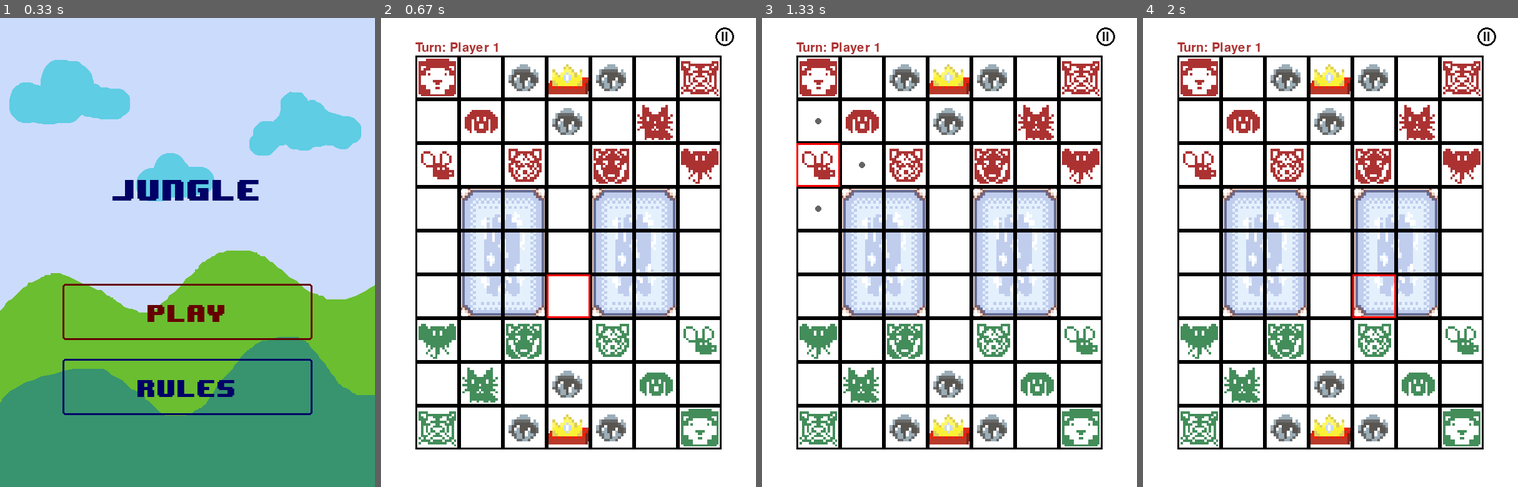
Above: before the commit, frames 1-4 (left to right).
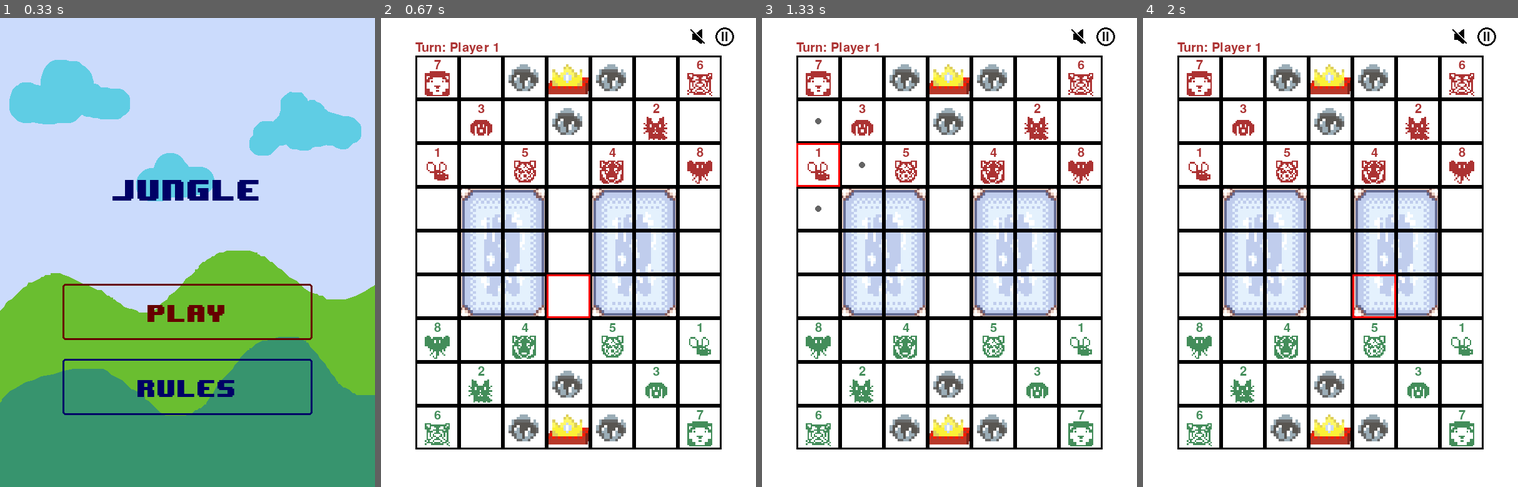
Above: after the commit, the same moments.

Repository: nwjun/Python
Game: pygame game, started from pygame/animal chess/main.py
The game is run twice, just before and just after one commit, with the same random seed, the same clock (stepped at 60 frames per second) and the same inputs.
Inputs (mouse positions are in pixels of both pictures, inside the frame that each line leads up to):
- Up to frame 1 (0.33 s): no input
- Up to frame 2 (0.67 s): click "PLAY" at 0.38 s
- Up to frame 3 (1.33 s): click (1077, 36) at 0.72 s; click (833, 182) at 1.22 s
- Up to frame 4 (2 s): click (1214, 360) at 1.55 s; click (1375, 294) at 1.88 s

Frame 1 is identical in both runs. In frame 2, 5.5% of the frame differs, in the area x 10-90%, y 2-92%; in frame 3, 5.5%; in frame 4, 5.5%.

Commit message:
Changed background music and added number to Pieces

Diff:
--- a/pygame/animal chess/main.py
+++ b/pygame/animal chess/main.py
@@ -13,8 +13,8 @@
 pg.display.set_icon(icon)
 FPS = 60
 clock = pg.time.Clock()
-# pg.mixer.music.load(os.path.join('assets', 'background.mp3'))
-# pg.mixer.music.play(-1)
+pg.mixer.music.load(os.path.join('assets', 'background.wav'))
+pg.mixer.music.play(-1)
 
 # Board Set Up
 GRID = 70
@@ -64,9 +64,12 @@
     """
     Display board onto screen
     """
-    river = pg.transform.scale(pg.image.load(os.path.join("assets", 'river.png')), (GRID * 2, GRID * 3))
-    trap = pg.transform.scale(pg.image.load(os.path.join("assets", 'trap.png')), (GRID, GRID))
-    king = pg.transform.scale(pg.image.load(os.path.join("assets", 'king.png')), (GRID, GRID))
+    river = pg.transform.scale(pg.image.load(
+        os.path.join("assets", 'river.png')), (GRID * 2, GRID * 3))
+    trap = pg.transform.scale(pg.image.load(
+        os.path.join("assets", 'trap.png')), (GRID, GRID))
+    king = pg.transform.scale(pg.image.load(
+        os.path.join("assets", 'king.png')), (GRID, GRID))
     tiles = {
         "1": trap,
         "3": king,
@@ -80,7 +83,8 @@
             if terrain[i][j] != '2' and terrain[i][j] != '0':
                 # pg.draw.rect(surface, rgb,((left, top), (width, height))
                 window.blit(tiles[terrain[i][j]], start_pos(i, j))
-            pg.draw.rect(window, (0, 0, 0), ((GRID * j + START_X, GRID * i + START_Y), (GRID, GRID)), 3)
+            pg.draw.rect(window, (0, 0, 0), ((GRID * j + START_X,
+                         GRID * i + START_Y), (GRID, GRID)), 3)
 
 
 def reset():
@@ -124,15 +128,21 @@
     """
     Print pieces to screen if board[i][j] != None
     """
-    MINIMIZE = 10
+    MINIMIZE = 30
+    num_font = pg.font.Font('freesansbold.ttf', 20)
+
     for i in range(9):
         for j in range(7):
             if board[i][j]:
                 piece = board[i][j]
+                color = 'red' if piece.color else 'green'
+                num = num_font.render(str(piece.val), True, COLORS[color])
                 img_loc = piece.img
-                img = pg.transform.scale(pg.image.load(img_loc), (GRID - MINIMIZE, GRID - MINIMIZE))
+                img = pg.transform.scale(pg.image.load(
+                    img_loc), (GRID - MINIMIZE, GRID - MINIMIZE))
                 x, y = start_pos(i, j)
-                window.blit(img, (x + MINIMIZE / 2, y + MINIMIZE / 2))
+                window.blit(num, (x + MINIMIZE, y+MINIMIZE*0.2))
+                window.blit(img, (x + MINIMIZE / 2, y + MINIMIZE / 2 + 10))
 
 
 def in_board(x, y):
@@ -165,6 +175,18 @@
     player2 = [1, 2, 3, 4, 5, 6, 7, 8]
     pause = False
     move_sound = pg.mixer.Sound(os.path.join("assets", "move-sound.mp3"))
+    move_sound_playing = False
+
+    pause_color = COLORS['black']
+    icon = player_font.render("ll", True, pause_color)
+
+    mute = False
+    muteImg = pg.image.load(os.path.join('assets', 'mute.png')) # Icon made by Pixel perfect from www.flaticon.com
+    muteImg = pg.transform.scale(muteImg, (25, 25))
+    muteImg.convert()  # optimise image format and makes drawing faster
+    muteRect = muteImg.get_rect()  # returns a Rect object from an image
+    muteRect.center = WIDTH - muteImg.get_width()//2 - icon.get_width() - \
+        70, 30 - muteImg.get_height()//2 + 11
 
     def win():
         if board[0][3] or not player1:
@@ -180,6 +202,8 @@
         draw_board(terrain)
         print_pieces(board)
         row, col = show_mouse_loc(player)
+        window.blit(muteImg, muteRect)
+        pg.draw.rect(window, "#ffffff", muteRect, 1)
 
         if player:
             player_text = "Player 1"
@@ -187,17 +211,20 @@
         else:
             player_text = "Player 2"
             player_color = COLORS['green']
-        player_label = player_font.render("Turn: " + player_text, True, player_color)
-        window.blit(player_label, (START_X, START_Y - player_label.get_height() * 1.1))
+        player_label = player_font.render(
+            "Turn: " + player_text, True, player_color)
+        window.blit(player_label, (START_X, START_Y -
+                    player_label.get_height() * 1.1))
 
         if not pause:
-            circle = pg.draw.circle(window, COLORS["black"], center=(550, 30), radius=15, width=3)
+            circle = pg.draw.circle(
+                window, COLORS["black"], center=(550, 30), radius=15, width=3)
             if circle.collidepoint(pg.mouse.get_pos()):
                 pause_color = (255, 0, 0)
             else:
                 pause_color = COLORS['black']
-            icon = player_font.render("ll", True, pause_color)
-            window.blit(icon, (550 - icon.get_width() / 2, 30 - icon.get_height() / 2 + 1))
+            window.blit(icon, (550 - icon.get_width() / 2,
+                        30 - icon.get_height() / 2 + 1))
 
         for event in pg.event.get():
             if event.type == pg.QUIT:
@@ -213,20 +240,31 @@
                 if not pause:
                     if circle.collidepoint(pg.mouse.get_pos()):
                         pause = True
+
+                    if muteRect.collidepoint(pg.mouse.get_pos()):
+                        mute = not mute
+                        pg.mixer.music.pause() if mute else pg.mixer.music.unpause()
+
                     if row is not None:
                         selected = board[row][col]
+                        if move_sound_playing:
+                            move_sound_playing = False
+                            move_sound.stop()
                         if choose_piece:
                             if (row, col) in moves:
                                 move_sound.play()
+                                move_sound_playing = True
                                 eaten = board[row][col]
                                 if eaten:
                                     if player:
                                         player2.remove(eaten.val)
                                     else:
                                         player1.remove(eaten.val)
-                                board[start_row][start_col].move(board, row, col)
+                                board[start_row][start_col].move(
+                                    board, row, col)
                                 player = not player  # change player
                             choose_piece = False
+
                         elif not choose_piece and selected is not None:
                             if selected.color == player:
                                 choose_piece = True
@@ -239,7 +277,8 @@
             for move in moves:
                 row, col = move
                 x, y = start_pos(row, col)
-                pg.draw.circle(window, (100, 100, 100), (x + GRID / 2, y + GRID / 2), 5)
+                pg.draw.circle(window, (100, 100, 100),
+                               (x + GRID / 2, y + GRID / 2), 5)
 
         winner = win()
 
@@ -268,7 +307,8 @@
         self.text = text
         self.num = num
         self.rect = pg.Rect(WIDTH / 2 - self.rect_width / 2,
-                            self.start_height + self.num * (self.rect_height + self.gap),
+                            self.start_height + self.num *
+                            (self.rect_height + self.gap),
                             self.rect_width,
                             self.rect_height)
 
@@ -282,7 +322,7 @@
         window.blit(text_label,
                     (WIDTH / 2 - text_label.get_width() / 2,
                      self.start_height + self.num * (
-                             self.rect_height + self.gap) + self.rect_height / 2 - text_label.get_height() / 2))
+                        self.rect_height + self.gap) + self.rect_height / 2 - text_label.get_height() / 2))
 
     def mouse_touch(self):
         if self.rect.collidepoint(pg.mouse.get_pos()):
--- a/pygame/animal chess/piece.py
+++ b/pygame/animal chess/piece.py
@@ -23,7 +23,7 @@
         self.val = ANIMAL[animal]
         self.color = color
         self.movement = []
-        self.img = os.path.join("assets", self.animal + ("Red" if self.color == True else "Green") + ".png")
+        self.img = os.path.join("assets", "pieceImg",self.animal + ("Red" if self.color == True else "Green") + ".png")
 
     def validEat(self, board, dest_row, dest_col):
         """
@@ -88,7 +88,7 @@
             if (row >= 0 and row <= 8 and col >= 0 and col <= 6):
                 # rat can only eats enemy if they're in the same terrain (except trap)
                 if self.animal == 'rat' and terrain[self.row][self.col] != '1' and terrain[self.row][self.col] != \
-                        terrain[row][col]:
+                        terrain[row][col] and terrain[row][col] !='1':
                     # no animal(rat or elephant) in destination
                     if board[row][col] is not None:
                         continue
Binary file added: pygame/animal chess/assets/mute.png
Renamed: pygame/animal chess/assets/catGreen.png -> pygame/animal chess/assets/pieceImg/catGreen.png
Renamed: pygame/animal chess/assets/catRed.png -> pygame/animal chess/assets/pieceImg/catRed.png
Renamed: pygame/animal chess/assets/dogGreen.png -> pygame/animal chess/assets/pieceImg/dogGreen.png
Renamed: pygame/animal chess/assets/dogRed.png -> pygame/animal chess/assets/pieceImg/dogRed.png
Renamed: pygame/animal chess/assets/elephantGreen.png -> pygame/animal chess/assets/pieceImg/elephantGreen.png
Renamed: pygame/animal chess/assets/elephantRed.png -> pygame/animal chess/assets/pieceImg/elephantRed.png
Renamed: pygame/animal chess/assets/leopardGreen.png -> pygame/animal chess/assets/pieceImg/leopardGreen.png
Renamed: pygame/animal chess/assets/leopardRed.png -> pygame/animal chess/assets/pieceImg/leopardRed.png
Renamed: pygame/animal chess/assets/lionGreen.png -> pygame/animal chess/assets/pieceImg/lionGreen.png
Renamed: pygame/animal chess/assets/lionRed.png -> pygame/animal chess/assets/pieceImg/lionRed.png
Renamed: pygame/animal chess/assets/ratGreen.png -> pygame/animal chess/assets/pieceImg/ratGreen.png
(and 26 more such lines)
